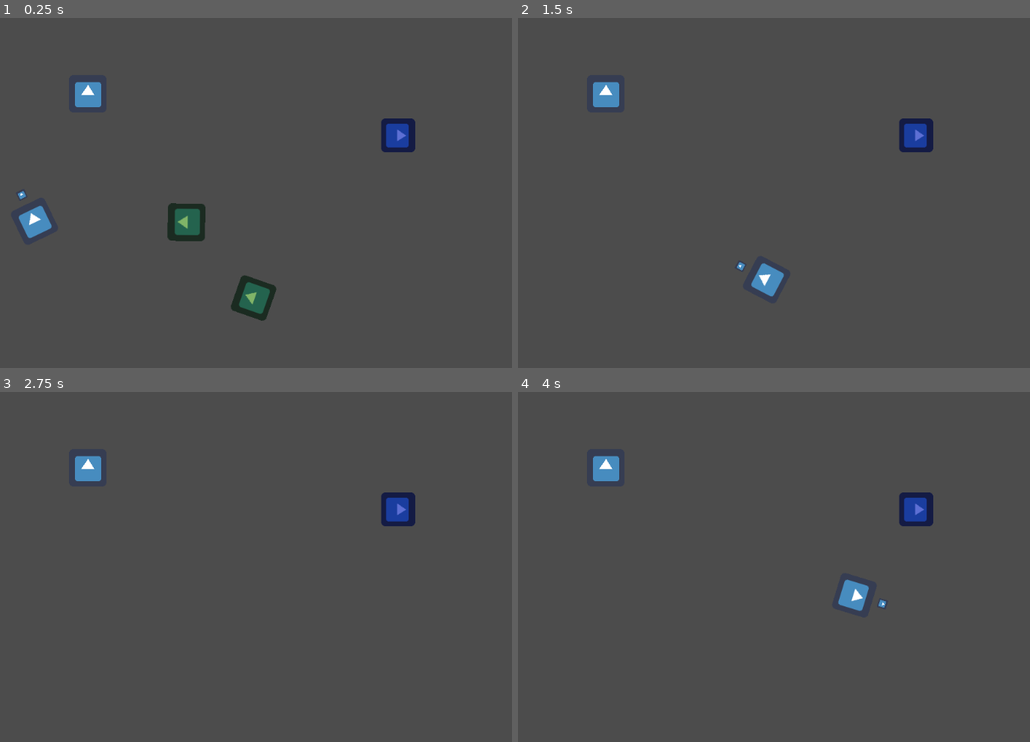
Above: before the commit, frames 1-4 (two rows, left to right).
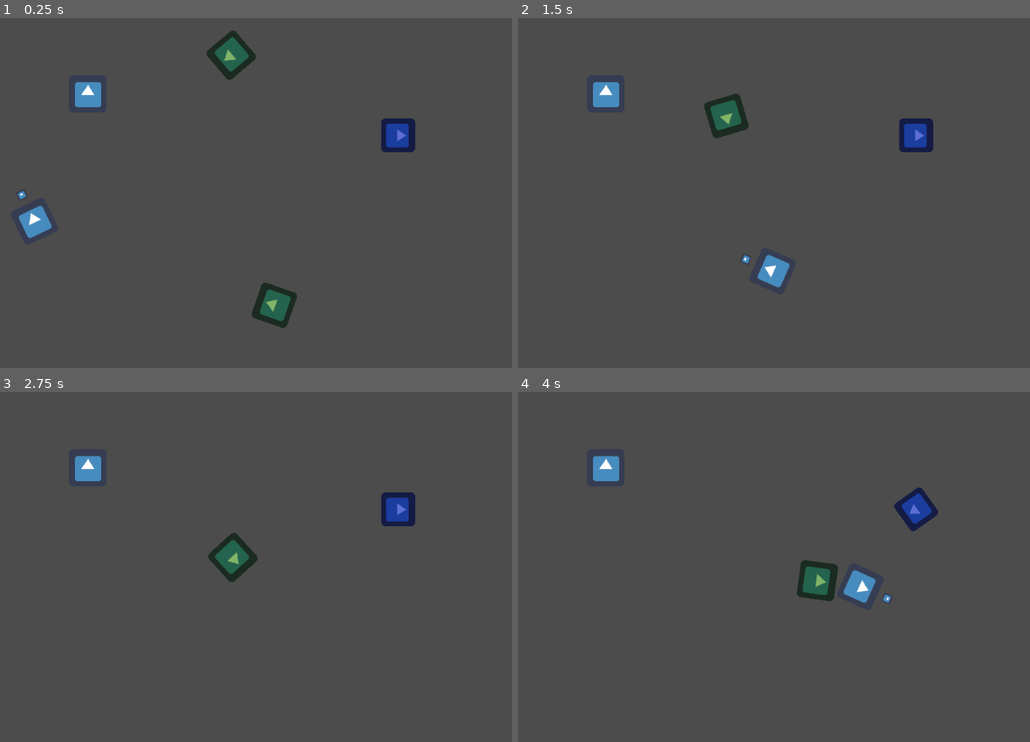
Above: after the commit, the same moments.

Repository: moisesjbc/spain-game-dev-jam-3
Game: Godot game, scene res://gameplay/main/main.tscn
Two runs of this game, one before a commit and one after it. Both use one fixed random seed, a clock stepped at 60 frames per second and the inputs below. The engine's default icon, where the game draws it, is replaced by a stand-in: a white triangle on a blue panel in a dark square.
Inputs (mouse positions are in pixels of both pictures, inside the frame that each line leads up to):
- Up to frame 1 (0.25 s): no input
- Up to frame 2 (1.5 s): move the mouse to (886, 175) at 0.52 s; hold Right (ui_right) 0.53-1.28 s; move the mouse to (635, 210) at 1.27 s; hold Down (ui_down) from 1.28 s (still down)
- Up to frame 3 (2.75 s): move the mouse to (296, 490) at 2.02 s; release Down (ui_down) at 2.03 s; hold Right (ui_right) from 2.03 s (still down)
- Up to frame 4 (4 s): move the mouse to (722, 637) at 2.77 s; release Right (ui_right) at 2.78 s; hold Up (ui_up) 2.78-3.53 s; move the mouse to (932, 619) at 3.52 s; hold Left (ui_left) from 3.53 s (still down)

The runs differ from the first frame. In frame 1, 2.7% of the frame differs, in the area x 32-58%, y 3-89%; in frame 2, 1.2%; in frame 3, 0.8%; in frame 4, 1.6%.

Commit message:
Añade disparo a torreta

Diff:
--- a/godot-project/gameplay/buildings/turret/turret.gd
+++ b/godot-project/gameplay/buildings/turret/turret.gd
@@ -1,18 +1,47 @@
 extends KinematicBody2D
 
 var targets_in_area = []
+var bullet_scene = preload("res://gameplay/items/bullet/bullet.tscn")
+var shoot_charging_timeout = 1
 
 
 func _on_influence_area_body_entered(body):
 	if 'phantoms' in body.get_groups():
 		targets_in_area.append(body)
+		if len(targets_in_area) == 1:
+			_prepare_shoot()
+
 
 
 func _on_influence_area_body_exited(body):
 	if 'phantoms' in body.get_groups() and body in targets_in_area:
-		targets_in_area.remove(targets_in_area.find(body))
+		var target_index = targets_in_area.find(body)
+		targets_in_area.remove(target_index)
+		if target_index == 0:
+			$shoot_charging_timer.stop()
 
 
 func _physics_process(_delta):
 	if len(targets_in_area) > 0:
 		look_at(targets_in_area[0].global_position)
+
+
+func _prepare_shoot():
+	look_at(targets_in_area[0].global_position)
+	$shoot_charging_timer.start(shoot_charging_timeout)
+
+
+func shoot():
+	if len(targets_in_area) > 0:
+		var bullet = bullet_scene.instance()
+		get_tree().get_root().get_node('main').add_child(bullet)
+		bullet.global_position = global_position
+		bullet.look_at(targets_in_area[0].global_position)
+
+		targets_in_area.remove(0)
+		if len(targets_in_area) > 0:
+			_prepare_shoot()
+
+
+func _on_shoot_charging_timer_timeout():
+	shoot()
--- a/godot-project/gameplay/buildings/turret/turret.tscn
+++ b/godot-project/gameplay/buildings/turret/turret.tscn
@@ -28,5 +28,8 @@
 
 [node name="influence_shape" type="CollisionShape2D" parent="influence_area"]
 shape = SubResource( 2 )
+
+[node name="shoot_charging_timer" type="Timer" parent="."]
 [connection signal="body_entered" from="influence_area" to="." method="_on_influence_area_body_entered"]
 [connection signal="body_exited" from="influence_area" to="." method="_on_influence_area_body_exited"]
+[connection signal="timeout" from="shoot_charging_timer" to="." method="_on_shoot_charging_timer_timeout"]
--- /dev/null
+++ b/godot-project/gameplay/items/bullet/bullet.gd
@@ -0,0 +1,17 @@
+extends KinematicBody2D
+
+var speed = 1000
+
+
+func _physics_process(delta):
+	var velocity = Vector2(1, 0).rotated(rotation)
+
+	var collision = move_and_collide(velocity * speed * delta)
+
+	if collision and 'phantoms' in collision.collider.get_groups():
+			collision.collider.queue_free()
+			queue_free()
+
+
+func _on_visibility_notifier_screen_exited():
+	queue_free()
--- /dev/null
+++ b/godot-project/gameplay/items/bullet/bullet.tscn
@@ -0,0 +1,25 @@
+[gd_scene load_steps=4 format=2]
+
+[ext_resource path="res://icon.png" type="Texture" id=1]
+[ext_resource path="res://gameplay/items/bullet/bullet.gd" type="Script" id=2]
+
+[sub_resource type="RectangleShape2D" id=1]
+extents = Vector2( 6.29651, 6.40468 )
+
+[node name="bullet" type="KinematicBody2D"]
+collision_layer = 8
+collision_mask = 2
+script = ExtResource( 2 )
+
+[node name="sprite" type="Sprite" parent="."]
+rotation = 1.5708
+scale = Vector2( 0.2, 0.2 )
+texture = ExtResource( 1 )
+
+[node name="collision_shape" type="CollisionShape2D" parent="."]
+shape = SubResource( 1 )
+
+[node name="visibility_notifier" type="VisibilityNotifier2D" parent="."]
+position = Vector2( 0.0625697, 0.0208566 )
+scale = Vector2( 0.630833, 0.643347 )
+[connection signal="screen_exited" from="visibility_notifier" to="." method="_on_visibility_notifier_screen_exited"]
--- a/godot-project/gameplay/main/main.tscn
+++ b/godot-project/gameplay/main/main.tscn
@@ -14,11 +14,11 @@
 [node name="player" parent="." instance=ExtResource( 2 )]
 position = Vector2( 169, 349 )
 
-[node name="phantom" parent="." instance=ExtResource( 3 )]
-position = Vector2( 491, 351 )
-
 [node name="gun" parent="." instance=ExtResource( 4 )]
 position = Vector2( 790, 202 )
 
 [node name="phantom2" parent="." instance=ExtResource( 3 )]
 position = Vector2( 602, 501 )
+
+[node name="phantom" parent="." instance=ExtResource( 3 )]
+position = Vector2( 523.924, 48.7216 )
--- a/godot-project/gameplay/phantom/phantom.gd
+++ b/godot-project/gameplay/phantom/phantom.gd
@@ -1,7 +1,7 @@
 extends KinematicBody2D
 
 onready var target = get_tree().get_root().get_node("main/player")
-export (int) var movement_speed = 250
+export (int) var movement_speed = 100
 
 
 func _physics_process(delta):
--- a/godot-project/gameplay/phantom/phantom.tscn
+++ b/godot-project/gameplay/phantom/phantom.tscn
@@ -10,6 +10,7 @@
 "phantoms",
 ]]
 collision_layer = 2
+collision_mask = 9
 script = ExtResource( 2 )
 
 [node name="body_sprite" type="Sprite" parent="."]
